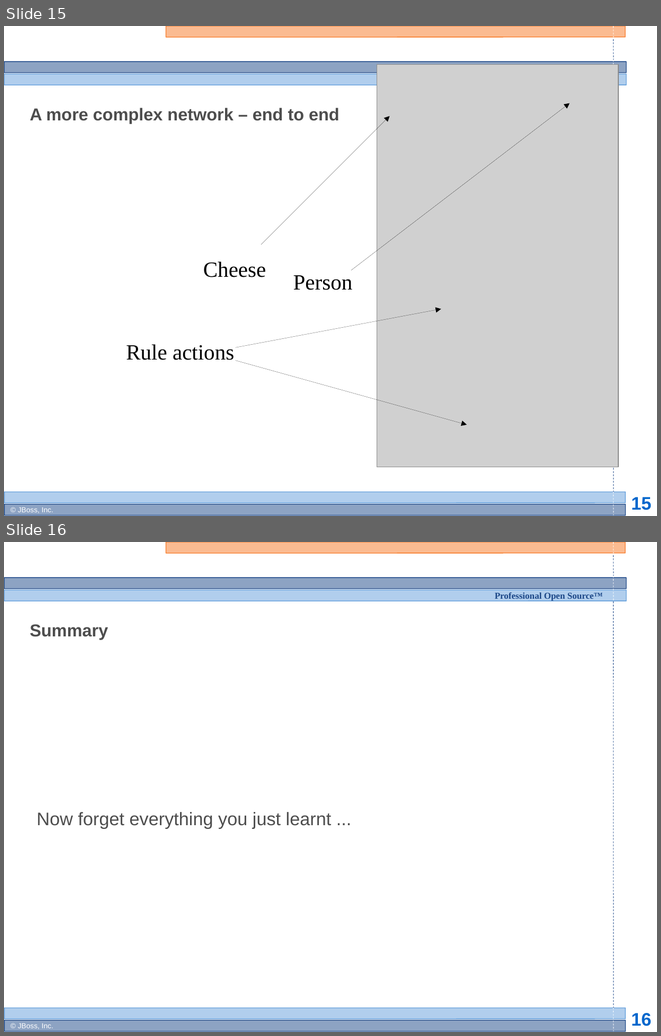
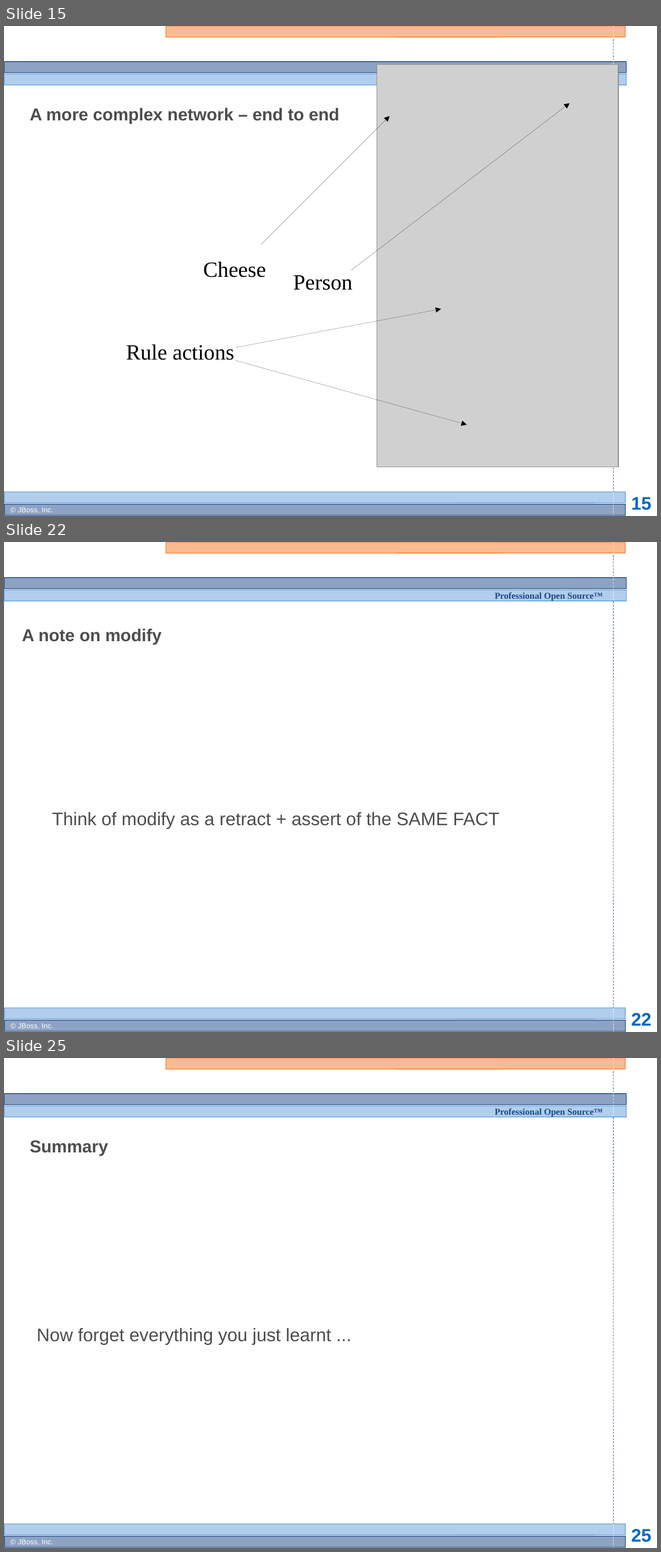
Before and after one commit to bobmcwhirter/drools, a slide deck: documentation/training/developers-course/Module 4 - Rule Engine Concepts 2.odp. Shown one above the other, each under a label of ours: slides 15 and 16 before the commit, slides 15, 22 and 25 after it; the slides between them are not shown. The pictures are 661x1036 and 661x1552 pixels, drawn with LibreOffice and Linux fonts; fonts in the diff are those of the drawing; grey boxes stand for pictures; background and template pictures are left out. Boxes give left, top, right and bottom in pixels: in the first picture for what was removed or moved away, otherwise in the second. Text is boxed around its words. In the diff, an @@ line names an element or a change of style, - is before the commit and + after.

```diff
--- a/documentation/training/developers-course/Module 4 - Rule Engine Concepts 2.odp
+++ b/documentation/training/developers-course/Module 4 - Rule Engine Concepts 2.odp
@@ slide 22 added at bbox=[4, 542, 657, 1032], background #FFFFFF; not listed: 13 template elements that a slide beside it also shows @@
@@ title added at bbox=[22, 628, 161, 644], 19 pt, text #4D4D4D, bold @@
+A note on modify
@@ subtitle added at bbox=[52, 812, 500, 829], 20 pt, text #4D4D4D @@
+  Think of modify as a retract + assert of the SAME FACT
@@ what was slide 16 is now slide 25 @@
@@ page number at bbox=[631, 1529, 651, 1542]: text changed @@
-16
+25
```
Also in this commit, not shown: 9 other slides added, 1 other file.
